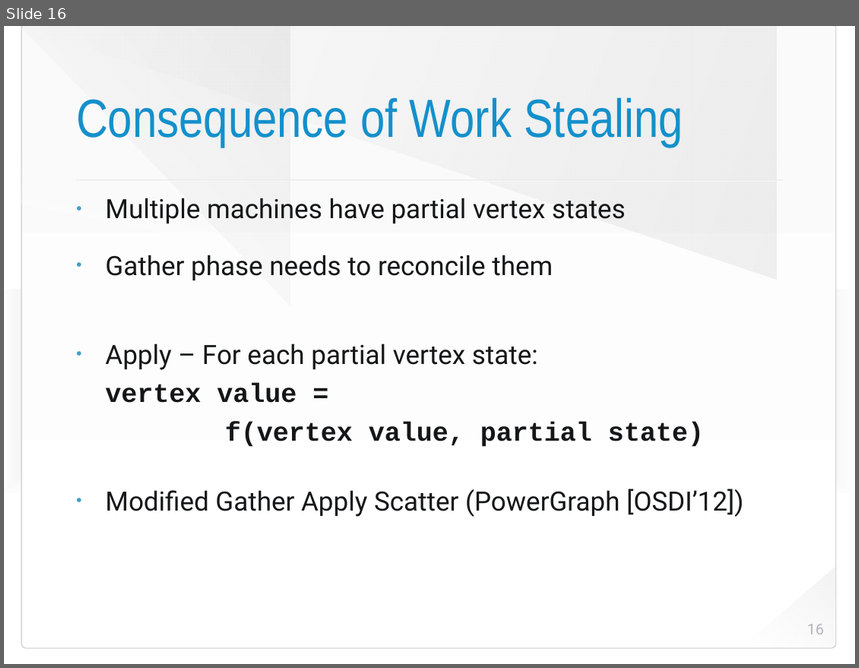
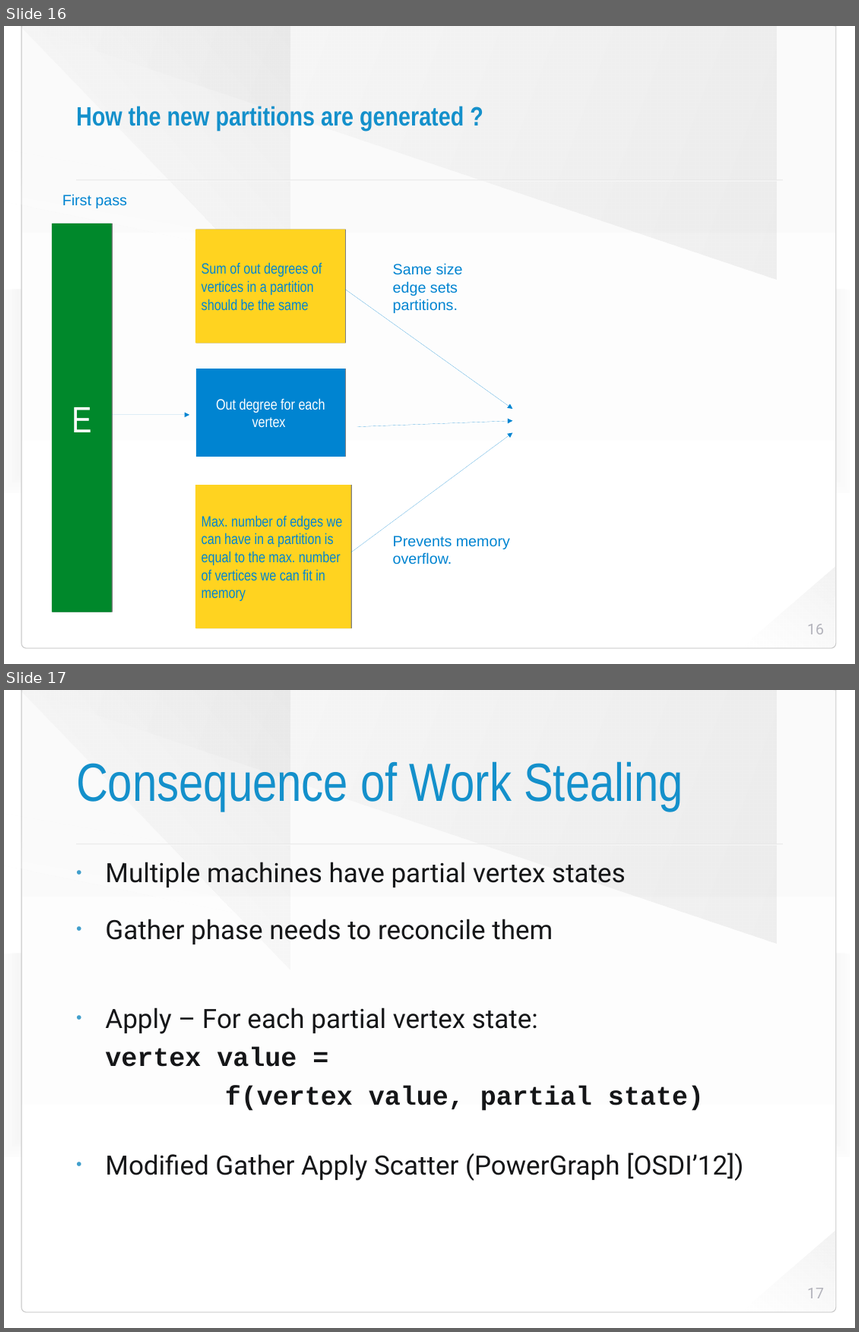
Before and after one commit to HaprianVlad/chaos, a slide deck: presentation.odp. Shown one above the other, each under a label of ours: slide 16 before the commit, slides 16 and 17 after it. The pictures are 859x668 and 859x1332 pixels, drawn with LibreOffice and Linux fonts; fonts in the diff are those of the drawing; background and template pictures are left out. Boxes give left, top, right and bottom in pixels: in the first picture for what was removed or moved away, otherwise in the second. Text is boxed around its words. In the diff, an @@ line names an element or a change of style, - is before the commit and + after.

Commit message:
work on presentation

```diff
--- a/presentation.odp
+++ b/presentation.odp
@@ slide 16 added at bbox=[4, 26, 855, 664], background picture (left out); not listed: 8 template elements that a slide beside it also shows @@
@@ title added at bbox=[76, 106, 464, 131], 32 pt, text #1490CB, bold @@
+How the new partitions are generated ?
@@ text added at bbox=[63, 194, 127, 208], 18 pt, text #0084D1 @@
+First pass
@@ rectangle added at bbox=[52, 224, 112, 613], fill #00882B, 44 pt, text #FFFFFF @@
+E
@@ rectangle added at bbox=[196, 230, 345, 343], fill #FFD320, 18 pt, text #0084D1 @@
+Sum of out degrees of vertices in a partition should be the same
@@ text added at bbox=[393, 263, 463, 313], 18 pt, text #0084D1 @@
+Same size edge sets partitions.
@@ arrow added from (345, 290) to (512, 409), #0084D1 0 pt @@
@@ rectangle added at bbox=[196, 369, 345, 457], fill #0084D1, 18 pt, text #FFFFFF @@
+Out degree for each vertex
@@ arrow added from (112, 415) to (189, 415), #0084D1 0 pt @@
@@ arrow added from (351, 553) to (512, 433), #0084D1 0 pt @@
@@ arrow added from (357, 427) to (512, 421), #0084D1 0 pt @@
@@ rectangle added at bbox=[196, 485, 351, 629], fill #FFD320, 18 pt, text #0084D1 @@
+Max. number of edges we can have in a partition is equal to the max. number of vertices we can fit in memory
@@ text added at bbox=[393, 536, 510, 565], 18 pt, text #0084D1 @@
+Prevents memory overflow.
@@ page number added at bbox=[807, 624, 824, 635], 18 pt, text #B3B3BB @@
+16
@@ what was slide 16 is now slide 17 @@
@@ page number at bbox=[807, 1288, 824, 1299]: text changed @@
-16
+17
```
Also in this commit, not shown: 1 slide changed, 2 other slides added, 2 slides removed, 1 other file.
